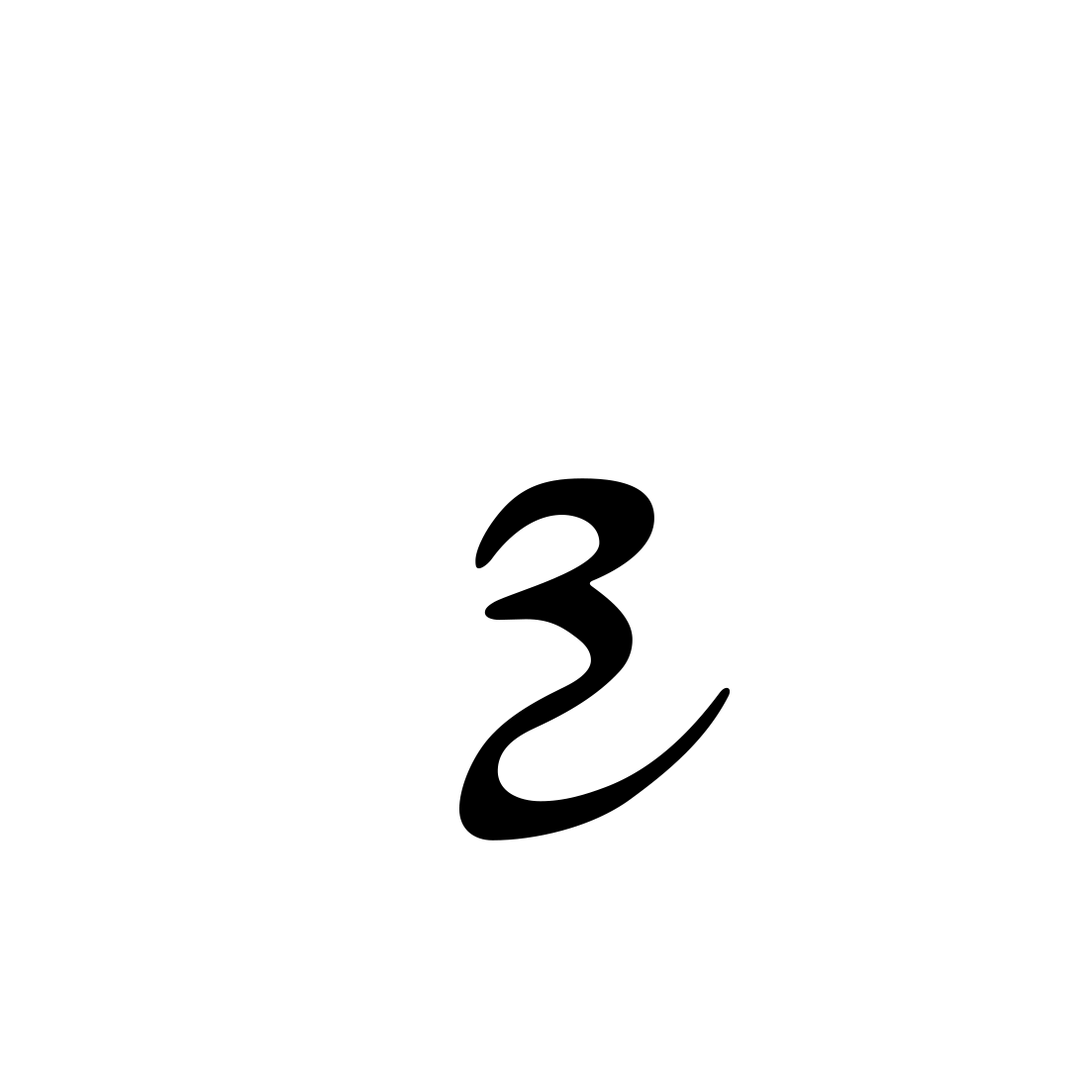
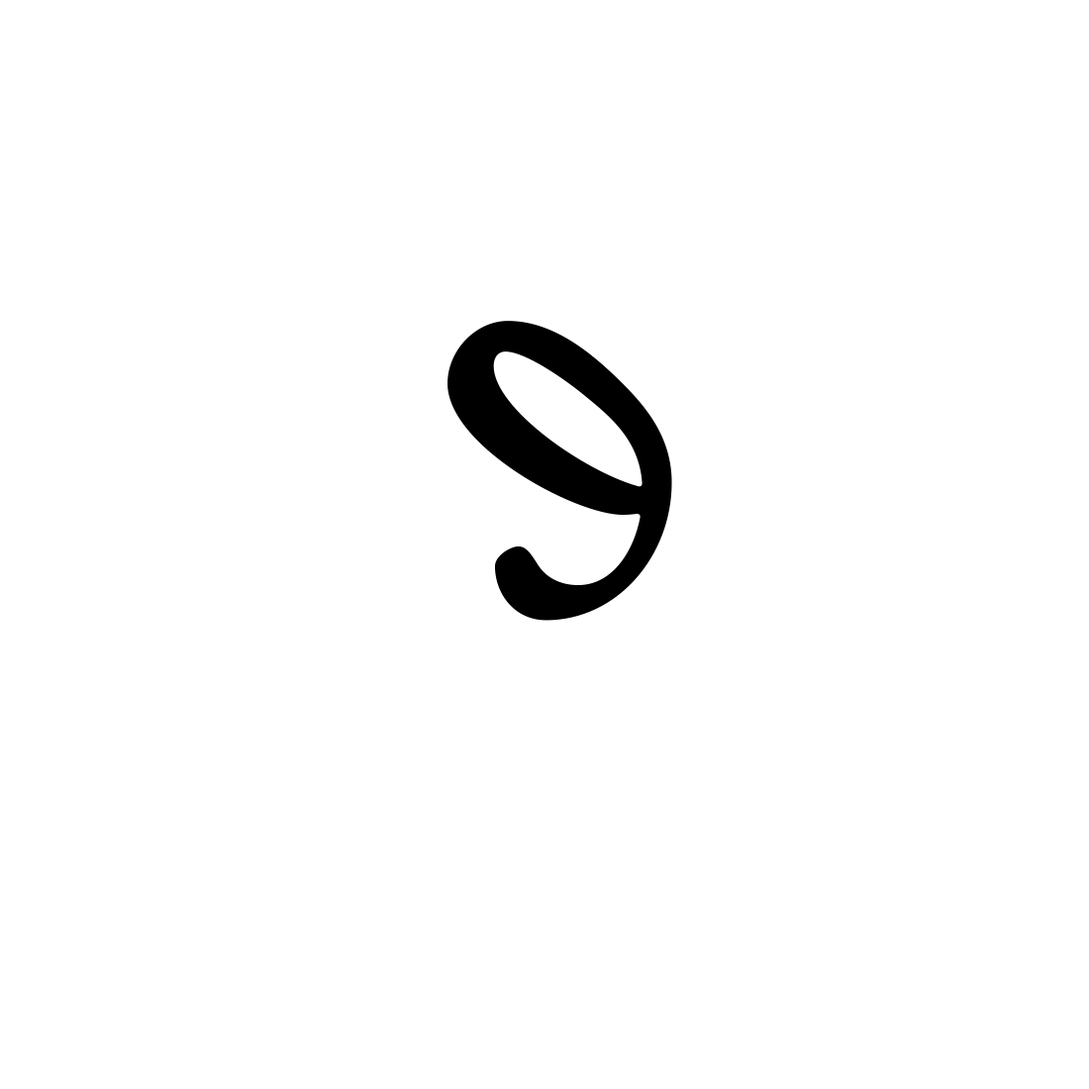
Revision of a layered 1089×1089 image; what changed, layer by layer:
hid group "z.png" (2 layers) over [447, 320, 731, 841]
hid group "y.png" (2 layers) over [447, 320, 731, 841]
hid group "x.png" (2 layers) over [447, 320, 731, 841]
hid group "w.png" (2 layers) over [447, 320, 731, 841]
hid group "v.png" (2 layers) over [447, 320, 731, 841]
hid group "u.png" (2 layers) over [447, 320, 731, 841]
hid group "t.png" (2 layers) over [447, 320, 731, 841]
hid group "s.png" (2 layers) over [447, 320, 731, 841]
hid group "r.png" (2 layers) over [447, 320, 731, 841]
hid group "q.png" (2 layers) over [447, 320, 731, 841]
hid group "p.png" (2 layers) over [447, 320, 731, 841]
hid group "o.png" (2 layers) over [447, 320, 731, 841]
hid group "n.png" (2 layers) over [447, 320, 731, 841]
hid group "m.png" (2 layers) over [447, 320, 731, 841]
hid group "l.png" (2 layers) over [447, 320, 731, 841]
hid group "k.png" (2 layers) over [447, 320, 731, 841]
hid group "j.png" (2 layers) over [447, 320, 731, 841]
hid group "i.png" (2 layers) over [447, 320, 731, 841]
hid group "h.png" (2 layers) over [447, 320, 731, 841]
hid group "g.png" (2 layers) over [447, 320, 731, 841]
hid group "f.png" (2 layers) over [447, 320, 731, 841]
hid group "e.png" (2 layers) over [447, 320, 731, 841]
added layer "Layer 1" in group "d.png" over [449, 399, 574, 804]
renamed "d" to "gd", painted on it over [447, 320, 731, 769]
